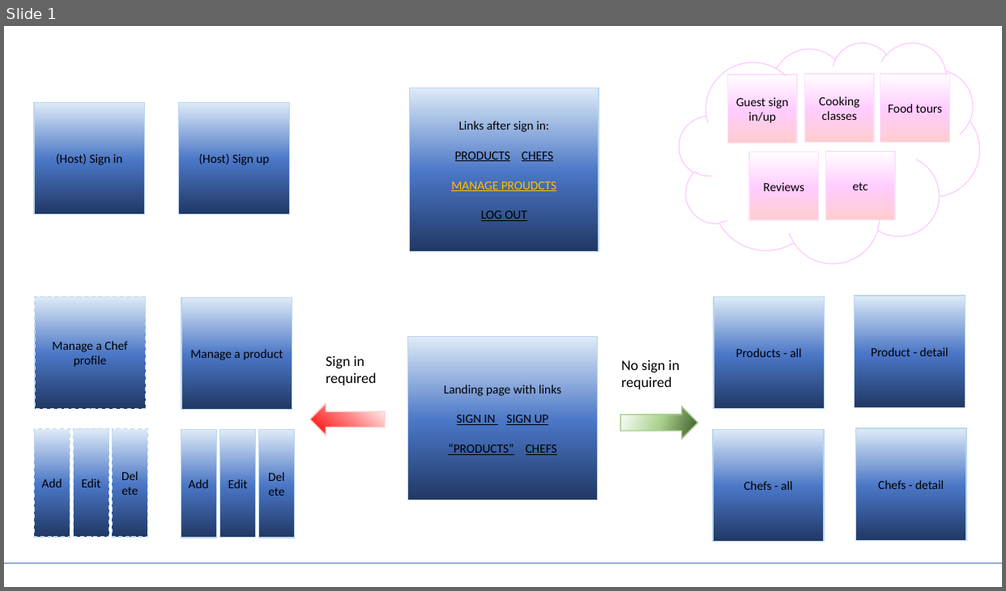
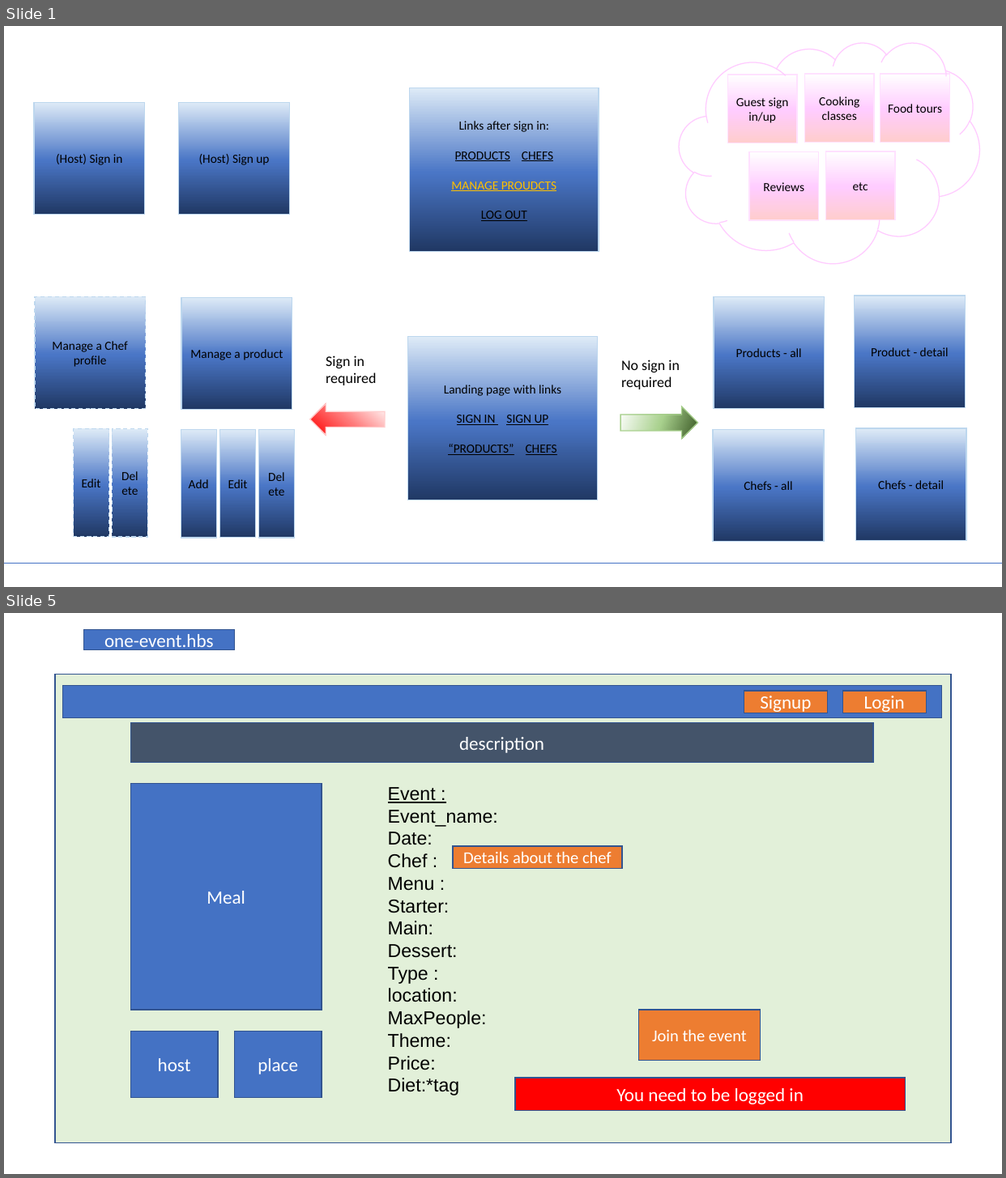
Before and after one commit to sdubois90/Second-project, a slide deck: Working plan/Project plan.pptx. Shown one above the other, each under a label of ours: slide 1 before the commit, slides 1 and 5 after it; the slides between them are not shown. The pictures are 1006x591 and 1006x1178 pixels, drawn with LibreOffice and Linux fonts; fonts in the diff are those of the drawing. Boxes give left, top, right and bottom in pixels: in the first picture for what was removed or moved away, otherwise in the second. Text is boxed around its words. In the diff, an @@ line names an element or a change of style, - is before the commit and + after.

```diff
--- a/Working plan/Project plan.pptx
+++ b/Working plan/Project plan.pptx
@@ slide 5 added at (x1=4, y1=613, x2=1002, y2=1174), background #FFFFFF @@
@@ rectangle added at (x1=84, y1=629, x2=235, y2=650), fill #4472C4, outline #325491 1 pt, 18 pt, text #FFFFFF @@
+one-event.hbs
@@ rectangle added at (x1=55, y1=675, x2=951, y2=1144), fill #E2F0D9, outline #325491 1 pt @@
@@ rectangle added at (x1=62, y1=686, x2=941, y2=717), fill #4472C4, outline #325491 1 pt @@
@@ rectangle added at (x1=744, y1=691, x2=828, y2=713), fill #ED7D31, outline #325491 1 pt, 18 pt, text #FFFFFF @@
+Signup
@@ rectangle added at (x1=842, y1=691, x2=926, y2=713), fill #ED7D31, outline #325491 1 pt, 18 pt, text #FFFFFF @@
+Login
@@ rectangle added at (x1=130, y1=723, x2=873, y2=763), fill #44546A, outline #325491 1 pt, 18 pt, text #FFFFFF @@
+description
@@ rectangle added at (x1=130, y1=784, x2=322, y2=1010), fill #4472C4, outline #325491 1 pt, 18 pt, text #FFFFFF @@
+Meal
@@ text added at (x1=388, y1=787, x2=498, y2=1096), 18 pt, text #000000 @@
+Event :
+Event_name:
+Date:
+Chef :
+Menu :
+Starter:
+Main:
+Dessert:
+Type :
+location:
+MaxPeople:
+Theme:
+Price:
+Diet:*tag
@@ rectangle added at (x1=454, y1=846, x2=622, y2=869), fill #ED7D31, outline #325491 1 pt, 16 pt, text #FFFFFF @@
+Details about the chef
@@ rectangle added at (x1=639, y1=1010, x2=760, y2=1061), fill #ED7D31, outline #325491 1 pt, 16 pt, text #FFFFFF @@
+Join the event
@@ rectangle added at (x1=130, y1=1032, x2=218, y2=1098), fill #4472C4, outline #325491 1 pt, 18 pt, text #FFFFFF @@
+host
@@ rectangle added at (x1=235, y1=1032, x2=322, y2=1098), fill #4472C4, outline #325491 1 pt, 18 pt, text #FFFFFF @@
+place
@@ rectangle added at (x1=515, y1=1078, x2=906, y2=1111), fill #FF0000, outline #325491 1 pt, 18 pt, text #FFFFFF @@
+You need to be logged in
@@ slide 1 changed as well @@
@@ rectangle removed at (x1=34, y1=429, x2=70, y2=537) @@
-Add
```
Also in this commit, not shown: 1 other slide changed, 9 other slides added, 8 other files.
